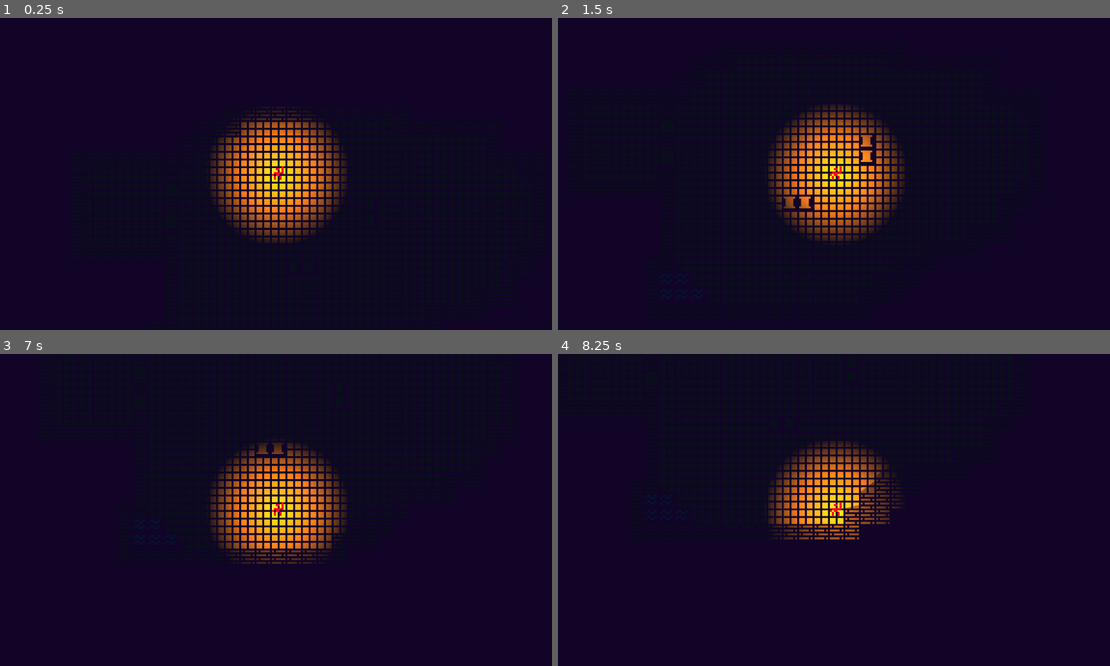
Above: before the commit, frames 1-4 (two rows, left to right).
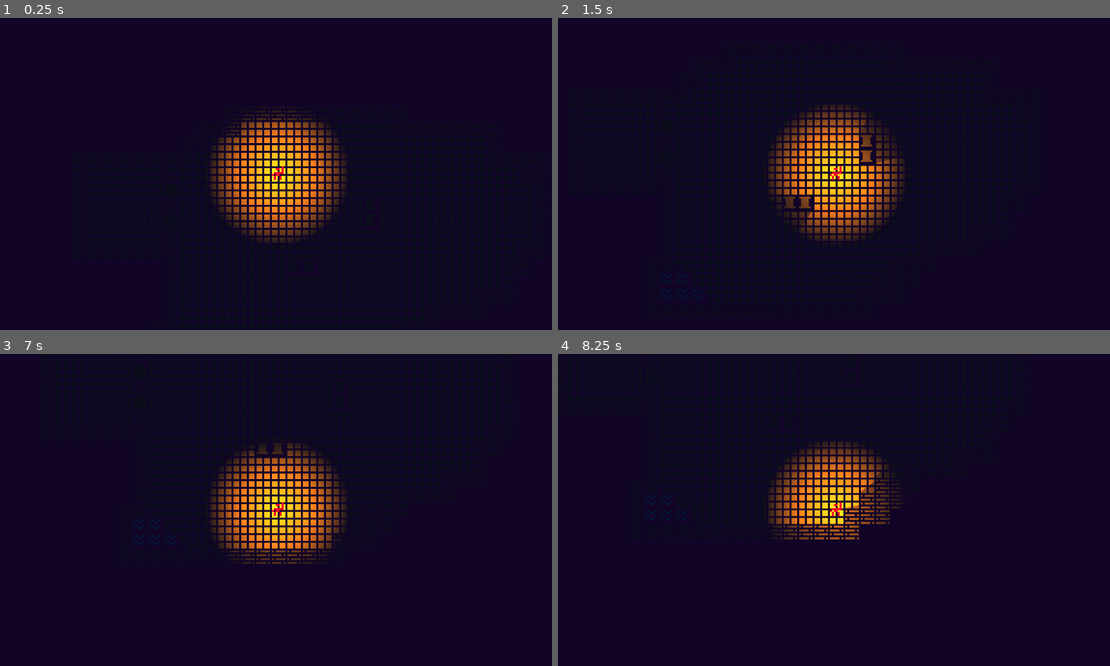
Above: after the commit, the same moments.

Repository: Hamblok0/Gremory
Game: Godot game, scene res://scenes/game.tscn
Same seed, same stepped clock (60 frames per second), same inputs: the game is played once before the commit and once after it.
Inputs:
- Up to frame 1 (0.25 s): no input
- Up to frame 2 (1.5 s): tap Enter at 0.5 s; hold M (player_downright) 0.53-1.28 s; hold J (player_down) from 1.28 s (still down)
- Up to frame 3 (7 s): release J (player_down) at 2.03 s; hold M (player_downright) 2.03-2.78 s; hold K (player_up) 2.78-3.53 s; hold N (player_downleft) 3.53-5.03 s; tap Space at 5, 6.5 s; hold J (player_down) 5.03-5.78 s; tap Enter at 5.75 s; hold M (player_downright) 5.78-6.53 s; hold K (player_up) from 6.53 s (still down)
- Up to frame 4 (8.25 s): release K (player_up) at 7.28 s; hold M (player_downright) 7.28-8.03 s; hold J (player_down) from 8.03 s (still down)

The runs differ from the first frame. In frame 2, 0.6% of the frame differs, in the area x 39-62%, y 32-68%; in frame 3, less than 0.1%; in frame 4, less than 0.1%.

Commit message:
Small updates - Just reconfigured door textures to have physics and occlusion

Diff:
--- a/resources/master_tile.tres
+++ b/resources/master_tile.tres
@@ -1,8 +1,17 @@
-[gd_resource type="TileSet" load_steps=4 format=3 uid="uid://cmnnwtp2xg4mq"]
+[gd_resource type="TileSet" load_steps=7 format=3 uid="uid://cmnnwtp2xg4mq"]
 
 [ext_resource type="Texture2D" uid="uid://cb2u6oyoxhcqc" path="res://resources/textures/tiles.png" id="1_a5t50"]
 
 [sub_resource type="OccluderPolygon2D" id="OccluderPolygon2D_xj5hf"]
+polygon = PackedVector2Array(-16, -16, 16, -16, 16, 16, -16, 16)
+
+[sub_resource type="OccluderPolygon2D" id="OccluderPolygon2D_7hdh7"]
+polygon = PackedVector2Array(-16, -16, 16, -16, 16, 16, -16, 16)
+
+[sub_resource type="OccluderPolygon2D" id="OccluderPolygon2D_wq5gg"]
+polygon = PackedVector2Array(-16, -16, 16, -16, 16, 16, -16, 16)
+
+[sub_resource type="OccluderPolygon2D" id="OccluderPolygon2D_mm03p"]
 polygon = PackedVector2Array(-16, -16, 16, -16, 16, 16, -16, 16)
 
 [sub_resource type="TileSetAtlasSource" id="TileSetAtlasSource_3vqqm"]
@@ -156,14 +165,20 @@
 12:2/0/physics_layer_0/linear_velocity = Vector2(0, 0)
 12:2/0/physics_layer_0/angular_velocity = 0.0
 13:2/0 = 0
+13:2/0/occlusion_layer_0/polygon = SubResource("OccluderPolygon2D_7hdh7")
 13:2/0/physics_layer_0/linear_velocity = Vector2(0, 0)
 13:2/0/physics_layer_0/angular_velocity = 0.0
+13:2/0/physics_layer_0/polygon_0/points = PackedVector2Array(-16, -16, 16, -16, 16, 16, -16, 16)
+13:2/0/custom_data_0 = true
 14:2/0 = 0
 14:2/0/physics_layer_0/linear_velocity = Vector2(0, 0)
 14:2/0/physics_layer_0/angular_velocity = 0.0
 15:2/0 = 0
+15:2/0/occlusion_layer_0/polygon = SubResource("OccluderPolygon2D_wq5gg")
 15:2/0/physics_layer_0/linear_velocity = Vector2(0, 0)
 15:2/0/physics_layer_0/angular_velocity = 0.0
+15:2/0/physics_layer_0/polygon_0/points = PackedVector2Array(-16, -16, 16, -16, 16, 16, -16, 16)
+15:2/0/custom_data_0 = true
 16:2/0 = 0
 16:2/0/physics_layer_0/linear_velocity = Vector2(0, 0)
 16:2/0/physics_layer_0/angular_velocity = 0.0
@@ -312,6 +327,7 @@
 18:4/0/physics_layer_0/linear_velocity = Vector2(0, 0)
 18:4/0/physics_layer_0/angular_velocity = 0.0
 19:4/0 = 0
+19:4/0/occlusion_layer_0/polygon = SubResource("OccluderPolygon2D_mm03p")
 19:4/0/physics_layer_0/linear_velocity = Vector2(0, 0)
 19:4/0/physics_layer_0/angular_velocity = 0.0
 20:4/0 = 0
--- a/scenes/game.tscn
+++ b/scenes/game.tscn
@@ -14,5 +14,4 @@
 layer_5/tile_data = PackedInt32Array()
 
 [node name="Darkness" type="CanvasModulate" parent="."]
-visible = false
-color = Color(0.133333, 0.164706, 0.341176, 1)
+color = Color(0.137255, 0.172549, 0.352941, 1)
